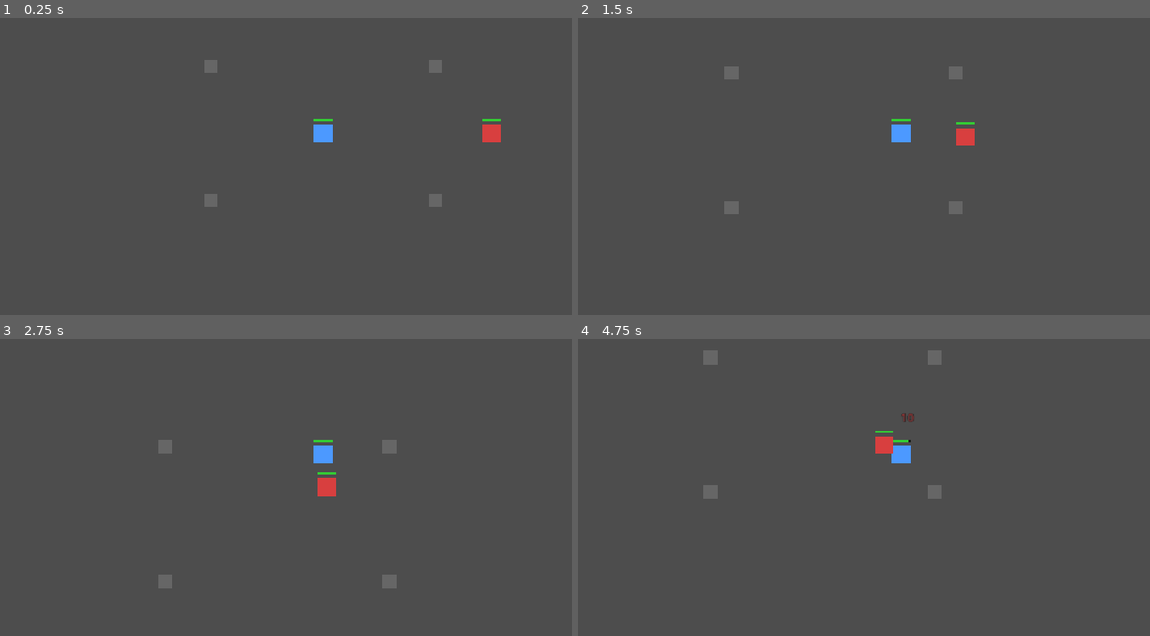
Above: before the commit, frames 1-4 (two rows, left to right).
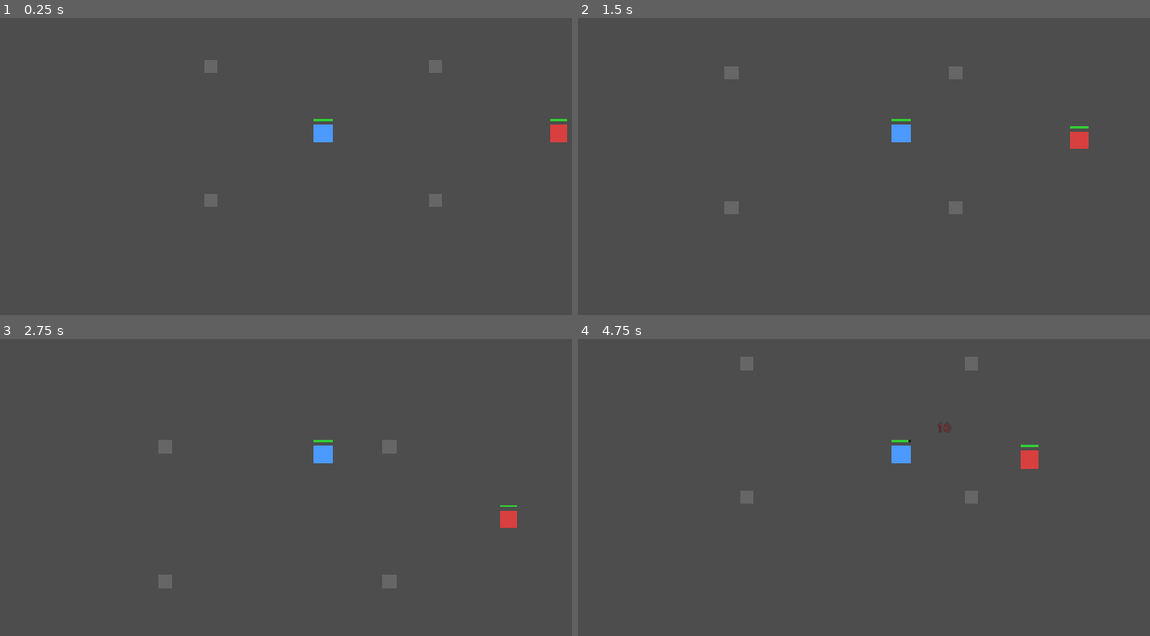
Above: after the commit, the same moments.

Repository: a07030601-sys/woodgame
Game: Godot game, scene res://scenes/main.tscn
Two runs of this game, one before a commit and one after it. Both use one fixed random seed, a clock stepped at 60 frames per second and the inputs below.
Inputs (mouse positions are in pixels of both pictures, inside the frame that each line leads up to):
- Up to frame 1 (0.25 s): no input
- Up to frame 2 (1.5 s): tap Enter at 0.5 s; move the mouse to (1041, 116) at 0.52 s; press the mouse at (1041, 116) at 0.53 s; move the mouse to (772, 151) at 1.27 s; release the mouse at (772, 151) at 1.28 s; click (772, 151) at 1.35 s
- Up to frame 3 (2.75 s): move the mouse to (388, 374) at 2.02 s; press the mouse at (388, 374) at 2.03 s
- Up to frame 4 (4.75 s): move the mouse to (869, 526) at 2.77 s; release the mouse at (869, 526) at 2.78 s; click (869, 526) at 2.85 s; move the mouse to (1092, 508) at 3.52 s; press the mouse at (1092, 508) at 3.53 s; tap K (debug_damage_player) at 4.15 s; move the mouse to (709, 401) at 4.27 s; release the mouse at (709, 401) at 4.28 s; click (709, 401) at 4.35 s

The runs differ from the first frame. In frame 1, 0.4% of the frame differs, in the area x 84-100%, y 33-42%; in frame 2, 0.4%; in frame 3, 0.4%; in frame 4, 1.4%, in the area x 21-81%, y 3-56%.

Commit message:
階段 2：怪物狀態機與巡邏
Co-Authored-By: Claude Opus 5.5 <noreply@anthropic.com>

Diff:
--- a/scenes/main.tscn
+++ b/scenes/main.tscn
@@ -30,4 +30,4 @@
 [node name="Player" parent="." instance=ExtResource("1_player")]
 
 [node name="Monster" parent="." instance=ExtResource("2_monster")]
-position = Vector2(300, 0)
+position = Vector2(420, 0)
--- a/scripts/monsters/monster.gd
+++ b/scripts/monsters/monster.gd
@@ -1,22 +1,37 @@
 class_name Monster
 extends CharacterBody2D
 
-@export var move_speed: float = 120.0
+enum State { IDLE, PATROL, CHASE }
+
+@export var chase_speed: float = 120.0
 @export var detection_range: float = 250.0
 # 追擊中玩家超出此距離就放棄，需大於 detection_range
 @export var give_up_range: float = 400.0
 # 與玩家中心點的距離，需大於雙方碰撞體相加的大小，且小於玩家的攻擊範圍
 @export var stop_distance: float = 40.0
+# 巡邏點以出生位置為中心，在此半徑內隨機選取
+@export var patrol_radius: float = 120.0
+@export var patrol_speed: float = 60.0
+@export var idle_time_min: float = 1.0
+@export var idle_time_max: float = 3.0
 
+# 與巡邏點的距離小於此值就視為抵達，避免在目標點來回抖動
+const ARRIVE_DISTANCE: float = 4.0
+# 巡邏逾時＝預估走到巡邏點的秒數再加上這段緩衝，確保 PATROL 一定會結束
+const PATROL_TIMEOUT_MARGIN: float = 1.0
 const FLASH_DURATION: float = 0.15
 const DAMAGE_NUMBER_SCENE: PackedScene = preload("res://scenes/ui/damage_number.tscn")
 const DAMAGE_NUMBER_OFFSET: Vector2 = Vector2(0.0, -38.0)
 const DAMAGE_NUMBER_COLOR: Color = Color.WHITE
 
+var _state: State = State.IDLE
+var _spawn_position: Vector2 = Vector2.ZERO
+var _patrol_target: Vector2 = Vector2.ZERO
+var _idle_time_left: float = 0.0
+var _patrol_time_left: float = 0.0
 var _base_color: Color = Color.WHITE
 var _flash_tween: Tween = null
 var _player: Player = null
-var _is_chasing: bool = false
 
 @onready var _polygon: Polygon2D = $Polygon2D
 @onready var _health: HealthComponent = $HealthComponent
@@ -24,38 +39,23 @@
 
 
 func _ready() -> void:
+	_spawn_position = global_position
 	_base_color = _polygon.color
 	_health.health_changed.connect(_health_bar.update_health)
 	_health.damage_taken.connect(_on_damage_taken)
 	_health.died.connect(_on_died)
 	_health_bar.update_health(_health.current_health, _health.max_health)
+	_change_state(State.IDLE)
 
 
 func _physics_process(delta: float) -> void:
-	if not is_instance_valid(_player):
-		_player = get_tree().get_first_node_in_group("player") as Player
-	if _player == null or _player.is_dead():
-		_is_chasing = false
-		velocity = Vector2.ZERO
-		return
-
-	var to_player: Vector2 = _player.global_position - global_position
-	var distance: float = to_player.length()
-
-	if _is_chasing:
-		if distance > give_up_range:
-			_is_chasing = false
-	elif distance <= detection_range:
-		_is_chasing = true
-
-	if not _is_chasing or distance <= stop_distance:
-		velocity = Vector2.ZERO
-		return
-
-	# 最後一步限制速度，剛好停在停止距離上而不會擠進玩家
-	var step_speed: float = minf(move_speed, (distance - stop_distance) / delta)
-	velocity = to_player / distance * step_speed
-	move_and_slide()
+	match _state:
+		State.IDLE:
+			_process_idle(delta)
+		State.PATROL:
+			_process_patrol(delta)
+		State.CHASE:
+			_process_chase(delta)
 
 
 func take_damage(amount: int) -> void:
@@ -71,6 +71,88 @@
 	_health.take_damage(amount)
 
 
+# 所有狀態切換都經過這裡，進入新狀態時的初始化也放在這
+func _change_state(new_state: State) -> void:
+	_state = new_state
+	print("%s 狀態：%s" % [name, State.keys()[new_state]])
+
+	match new_state:
+		State.IDLE:
+			velocity = Vector2.ZERO
+			_idle_time_left = randf_range(idle_time_min, idle_time_max)
+		State.PATROL:
+			_patrol_target = _pick_patrol_point()
+			_patrol_time_left = (
+				global_position.distance_to(_patrol_target) / patrol_speed + PATROL_TIMEOUT_MARGIN
+			)
+		State.CHASE:
+			pass
+
+
+func _process_idle(delta: float) -> void:
+	if _get_player_distance() <= detection_range:
+		_change_state(State.CHASE)
+		return
+
+	_idle_time_left -= delta
+	if _idle_time_left <= 0.0:
+		_change_state(State.PATROL)
+
+
+func _process_patrol(delta: float) -> void:
+	if _get_player_distance() <= detection_range:
+		_change_state(State.CHASE)
+		return
+
+	_patrol_time_left -= delta
+	if _move_toward(_patrol_target, patrol_speed, ARRIVE_DISTANCE, delta):
+		_change_state(State.IDLE)
+	elif get_slide_collision_count() > 0 or _patrol_time_left <= 0.0:
+		# 路上被擋住或超過預估時間還沒到，就放棄這個巡邏點，之後重新選
+		_change_state(State.IDLE)
+
+
+func _process_chase(delta: float) -> void:
+	# 玩家死亡或不存在時距離為 INF，同樣會放棄追擊
+	if _get_player_distance() > give_up_range:
+		_change_state(State.PATROL)
+		return
+
+	_move_toward(_player.global_position, chase_speed, stop_distance, delta)
+
+
+# 朝 target 直線移動，進入 stop_range 內就停下並回傳 true
+func _move_toward(target: Vector2, speed: float, stop_range: float, delta: float) -> bool:
+	var to_target: Vector2 = target - global_position
+	var distance: float = to_target.length()
+	if distance <= stop_range:
+		velocity = Vector2.ZERO
+		return true
+
+	# 最後一步限制速度，剛好停在停止距離上而不會衝過頭
+	var remaining: float = distance - stop_range
+	var step_speed: float = minf(speed, remaining / delta)
+	velocity = to_target / distance * step_speed
+	move_and_slide()
+	# 走完最後一步就算抵達，不等下一幀再比距離：浮點誤差可能讓距離永遠略大於 stop_range
+	return remaining <= speed * delta
+
+
+# 玩家不存在或已死亡時回傳 INF
+func _get_player_distance() -> float:
+	if not is_instance_valid(_player):
+		_player = get_tree().get_first_node_in_group("player") as Player
+	if _player == null or _player.is_dead():
+		return INF
+	return global_position.distance_to(_player.global_position)
+
+
+func _pick_patrol_point() -> Vector2:
+	# 半徑取平方根，讓選到的點在圓內均勻分布
+	var offset: Vector2 = Vector2.from_angle(randf() * TAU) * sqrt(randf()) * patrol_radius
+	return _spawn_position + offset
+
+
 # 數字加到主場景而不是自己底下，被擊殺移除時最後一擊的數字才不會跟著消失
 func _on_damage_taken(amount: int) -> void:
 	var number: DamageNumber = DAMAGE_NUMBER_SCENE.instantiate() as DamageNumber
--- a/scripts/player/player.gd
+++ b/scripts/player/player.gd
@@ -106,10 +106,12 @@
 		return true
 
 	# 最後一步限制速度，剛好停在停止距離上而不會衝過頭
-	var step_speed: float = minf(move_speed, (distance - stop_distance) / delta)
+	var remaining: float = distance - stop_distance
+	var step_speed: float = minf(move_speed, remaining / delta)
 	velocity = to_target / distance * step_speed
 	move_and_slide()
-	return false
+	# 走完最後一步就算抵達，不等下一幀再比距離：浮點誤差可能讓距離永遠略大於 stop_distance
+	return remaining <= move_speed * delta
 
 
 func _find_enemy_at(point: Vector2) -> Monster:
Not shown, changed: CLAUDE.md
